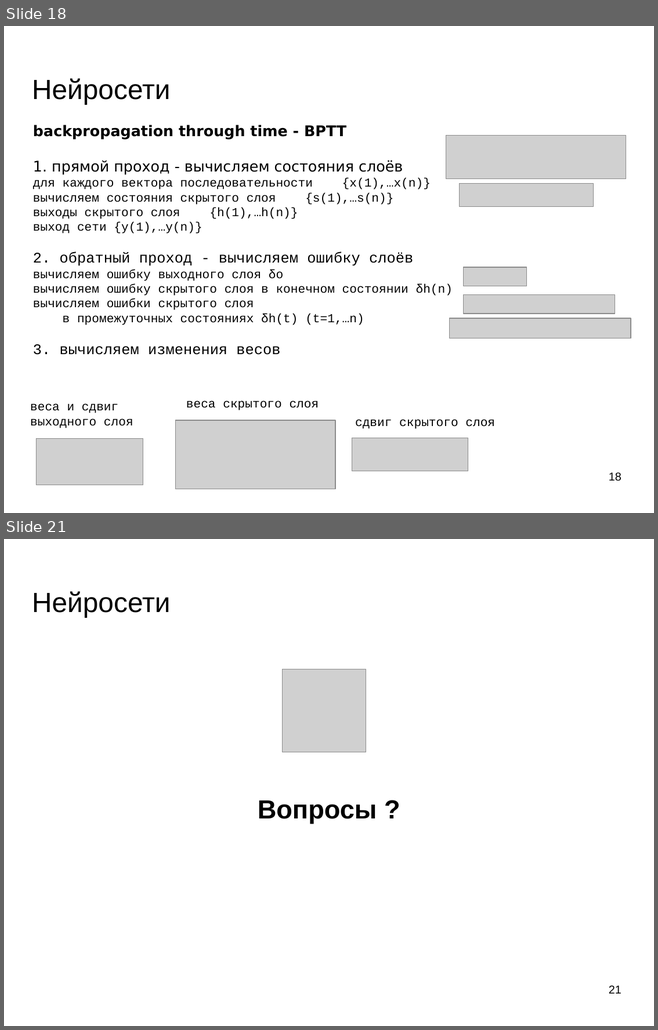
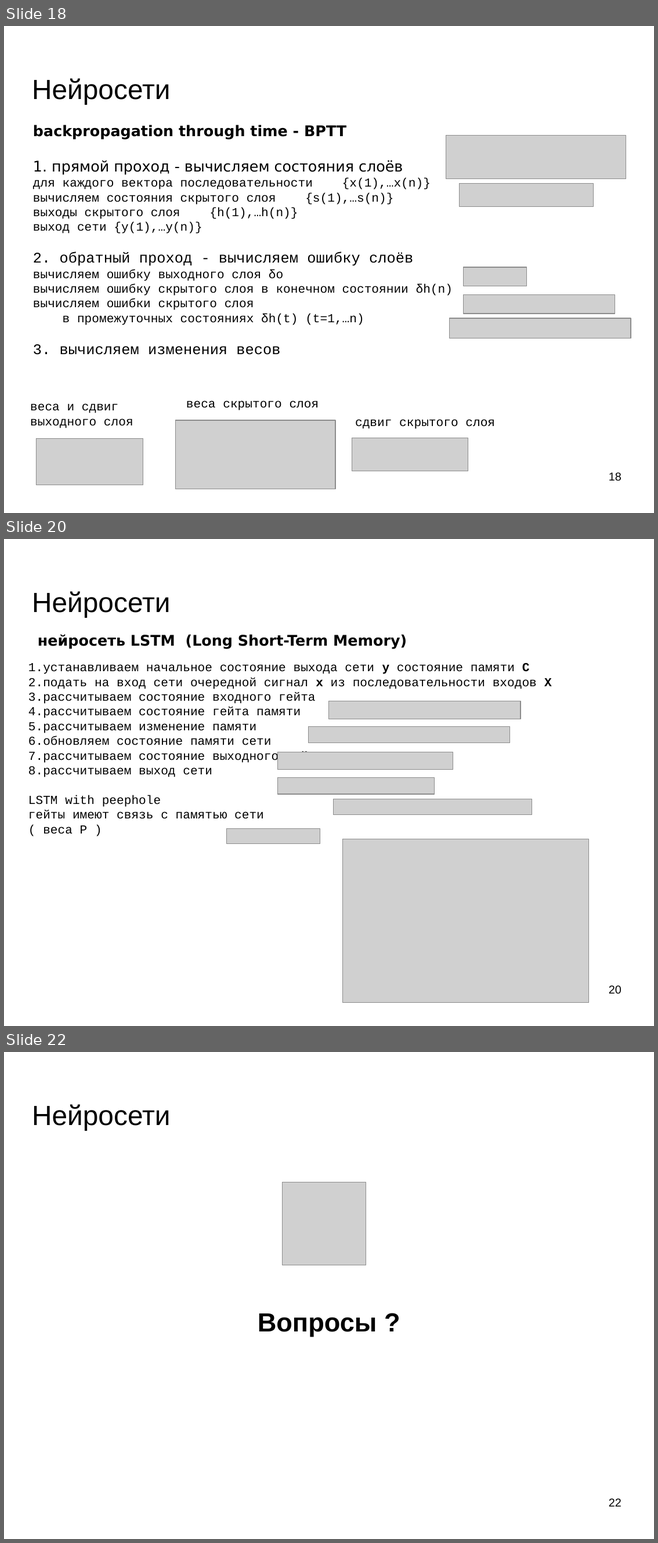
Before and after one commit to mechanoid5/ml_lectorium_legacy, a slide deck: 29-recurrent-ann.odp. Shown one above the other, each under a label of ours: slides 18 and 21 before the commit, slides 18, 20 and 22 after it; the slides between them are not shown. The pictures are 658x1030 and 658x1543 pixels, drawn with LibreOffice and Linux fonts; fonts in the diff are those of the drawing; grey boxes stand for pictures; background and template pictures are left out. Boxes give left, top, right and bottom in pixels: in the first picture for what was removed or moved away, otherwise in the second. Text is boxed around its words. In the diff, an @@ line names an element or a change of style, - is before the commit and + after.

```diff
--- a/29-recurrent-ann.odp
+++ b/29-recurrent-ann.odp
@@ slide 20 added at box(4, 539, 654, 1026), background picture (left out) @@
@@ title added at box(32, 591, 170, 617), 33.9 pt, text #000000 @@
+Нейросети
@@ text added at box(38, 634, 407, 649), 18 pt, text #000000, bold @@
+нейросеть LSTM (Long Short-Term Memory)
@@ text added at box(28, 663, 552, 834), 15 pt, text #000000 @@
+1.устанавливаем начальное состояние выхода сети y состояние памяти C
+2.подать на вход сети очередной сигнал x из последовательности входов X
+3.рассчитываем состояние входного гейта
+4.рассчитываем состояние гейта памяти
+5.рассчитываем изменение памяти
+6.обновляем состояние памяти сети
+7.рассчитываем состояние выходного гейта
+8.рассчитываем выход сети
+LSTM with peephole
+гейты имеют связь с памятью сети
+( веса P )
@@ picture added at box(329, 702, 520, 719) @@
@@ picture added at box(308, 726, 510, 743) @@
@@ picture added at box(278, 752, 453, 769) @@
@@ picture added at box(278, 778, 435, 794) @@
@@ picture added at box(333, 799, 532, 815) @@
@@ picture added at box(227, 828, 320, 843) @@
@@ picture added at box(343, 839, 589, 1004) @@
@@ page number added at box(608, 986, 621, 994), 14 pt, text #000000 @@
+20
@@ what was slide 21 is now slide 22 @@
@@ page number at box(608, 1499, 621, 1507): text changed @@
-21
+22
```
Also in this commit, not shown: 3 slides changed, 4 other files.
